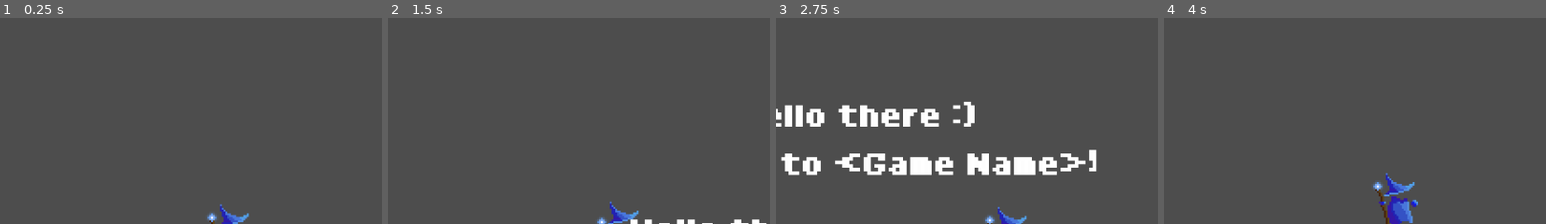
Above: before the commit, frames 1-4 (left to right).
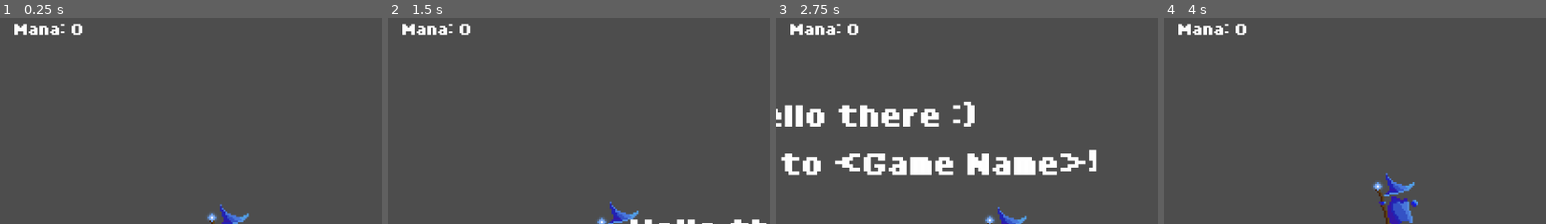
Above: after the commit, the same moments.

Repository: morganlabs-college/barrys-adventure
Game: Godot game, scene res://levels/tutorial/tutorial.tscn
Same seed, same stepped clock (60 frames per second), same inputs: the game is played once before the commit and once after it. This scene is started directly instead of the project's main scene.
Inputs:
- Up to frame 1 (0.25 s): no input
- Up to frame 2 (1.5 s): tap Space (Jump) at 0.77 s
- Up to frame 3 (2.75 s): tap Space (Jump) at 1.52 s
- Up to frame 4 (4 s): tap Space (Jump) at 3.02, 3.77 s
The pictures show only the part of the screen within x 0-50%, y 0-50%; the shares and areas given below are measured in that part.

The runs differ from the first frame. In frame 1, 0.6% of the frame differs, in the area x 3-22%, y 2-9%; in frame 2, 0.6%; in frame 3, 0.6%; in frame 4, 0.6%.

Commit message:
fix: add HUD to all levels

Diff:
--- a/src/levels/easy.tscn
+++ b/src/levels/easy.tscn
@@ -91,33 +91,3 @@
 shape = SubResource("WorldBoundaryShape2D_dpo37")
 
 [node name="HUD" parent="." instance=ExtResource("2_iej8b")]
-
-[connection signal="body_entered" from="Environment/Items/Mana" to="Environment/Items/Mana" method="_on_body_entered"]
-[connection signal="body_entered" from="Environment/Items/@Area2D@53377" to="Environment/Items/@Area2D@53377" method="_on_body_entered"]
-[connection signal="body_entered" from="Environment/Items/@Area2D@53378" to="Environment/Items/@Area2D@53378" method="_on_body_entered"]
-[connection signal="body_entered" from="Environment/Items/@Area2D@53379" to="Environment/Items/@Area2D@53379" method="_on_body_entered"]
-[connection signal="body_entered" from="Environment/Items/@Area2D@53380" to="Environment/Items/@Area2D@53380" method="_on_body_entered"]
-[connection signal="body_entered" from="Environment/Items/@Area2D@53381" to="Environment/Items/@Area2D@53381" method="_on_body_entered"]
-[connection signal="body_entered" from="Environment/Items/@Area2D@53382" to="Environment/Items/@Area2D@53382" method="_on_body_entered"]
-[connection signal="body_entered" from="Environment/Items/@Area2D@53383" to="Environment/Items/@Area2D@53383" method="_on_body_entered"]
-[connection signal="body_entered" from="Environment/Items/@Area2D@53384" to="Environment/Items/@Area2D@53384" method="_on_body_entered"]
-[connection signal="body_entered" from="Environment/Items/@Area2D@53385" to="Environment/Items/@Area2D@53385" method="_on_body_entered"]
-[connection signal="body_entered" from="Environment/Items/@Area2D@53386" to="Environment/Items/@Area2D@53386" method="_on_body_entered"]
-[connection signal="body_entered" from="Environment/Items/@Area2D@53387" to="Environment/Items/@Area2D@53387" method="_on_body_entered"]
-[connection signal="body_entered" from="Environment/Items/@Area2D@53388" to="Environment/Items/@Area2D@53388" method="_on_body_entered"]
-[connection signal="body_entered" from="Environment/Items/@Area2D@53389" to="Environment/Items/@Area2D@53389" method="_on_body_entered"]
-[connection signal="body_entered" from="Environment/Items/@Area2D@53390" to="Environment/Items/@Area2D@53390" method="_on_body_entered"]
-[connection signal="body_entered" from="Environment/Items/@Area2D@53391" to="Environment/Items/@Area2D@53391" method="_on_body_entered"]
-[connection signal="body_entered" from="Environment/Items/@Area2D@53392" to="Environment/Items/@Area2D@53392" method="_on_body_entered"]
-[connection signal="body_entered" from="Environment/Items/@Area2D@53393" to="Environment/Items/@Area2D@53393" method="_on_body_entered"]
-[connection signal="body_entered" from="Environment/Items/@Area2D@53394" to="Environment/Items/@Area2D@53394" method="_on_body_entered"]
-[connection signal="body_entered" from="Environment/Items/@Area2D@53395" to="Environment/Items/@Area2D@53395" method="_on_body_entered"]
-[connection signal="body_entered" from="Environment/Items/@Area2D@53396" to="Environment/Items/@Area2D@53396" method="_on_body_entered"]
-[connection signal="body_entered" from="Environment/Items/@Area2D@53397" to="Environment/Items/@Area2D@53397" method="_on_body_entered"]
-[connection signal="body_entered" from="Environment/Items/@Area2D@53398" to="Environment/Items/@Area2D@53398" method="_on_body_entered"]
-[connection signal="body_entered" from="Environment/Items/@Area2D@53399" to="Environment/Items/@Area2D@53399" method="_on_body_entered"]
-[connection signal="body_entered" from="Environment/Items/@Area2D@53400" to="Environment/Items/@Area2D@53400" method="_on_body_entered"]
-[connection signal="body_entered" from="Environment/Items/@Area2D@53401" to="Environment/Items/@Area2D@53401" method="_on_body_entered"]
-[connection signal="body_entered" from="Environment/Items/@Area2D@53402" to="Environment/Items/@Area2D@53402" method="_on_body_entered"]
-[connection signal="body_entered" from="Environment/Items/@Area2D@53403" to="Environment/Items/@Area2D@53403" method="_on_body_entered"]
-[connection signal="body_entered" from="Environment/Items/@Area2D@53404" to="Environment/Items/@Area2D@53404" method="_on_body_entered"]
--- a/src/levels/hard.tscn
+++ b/src/levels/hard.tscn
@@ -1,9 +1,10 @@
-[gd_scene load_steps=11 format=4 uid="uid://5ioh1038fq7f"]
+[gd_scene load_steps=12 format=4 uid="uid://5ioh1038fq7f"]
 
 [ext_resource type="PackedScene" uid="uid://b7qnu5d6ca3rh" path="res://components/player/player.tscn" id="1_hwx7l"]
 [ext_resource type="PackedScene" uid="uid://bbecv4dgb47g1" path="res://components/items/mana.tscn" id="2_4dvs0"]
 [ext_resource type="PackedScene" uid="uid://iwxcjne1wtr3" path="res://components/spike/spike.tscn" id="3_jimvg"]
 [ext_resource type="Texture2D" uid="uid://cg0kg448rrjvl" path="res://assets/spritesheet.png" id="4_l6pl7"]
+[ext_resource type="PackedScene" uid="uid://m1jnv5re5n5g" path="res://screens/hud/hud.tscn" id="5_msctp"]
 [ext_resource type="PackedScene" uid="uid://7xa41tvutwyc" path="res://components/killzone/killzone.tscn" id="5_s6srp"]
 
 [sub_resource type="TileSetScenesCollectionSource" id="TileSetScenesCollectionSource_mkwwv"]
@@ -46,6 +47,8 @@
 
 [node name="Node2D" type="Node2D"]
 
+[node name="HUD" parent="." instance=ExtResource("5_msctp")]
+
 [node name="Player" parent="." instance=ExtResource("1_hwx7l")]
 position = Vector2(0, 8)
 speed = 400.0
@@ -85,5 +88,3 @@
 [node name="CollisionShape2D" type="CollisionShape2D" parent="Environment/Killzone"]
 position = Vector2(0, 107)
 shape = SubResource("WorldBoundaryShape2D_dpo37")
-
-[connection signal="body_entered" from="Environment/Items/@Area2D@20132" to="Environment/Items/@Area2D@20132" method="_on_body_entered"]
--- a/src/levels/normal.tscn
+++ b/src/levels/normal.tscn
@@ -1,6 +1,7 @@
-[gd_scene load_steps=11 format=4 uid="uid://bnyyev32ubho5"]
+[gd_scene load_steps=12 format=4 uid="uid://bnyyev32ubho5"]
 
 [ext_resource type="PackedScene" uid="uid://b7qnu5d6ca3rh" path="res://components/player/player.tscn" id="1_te4ta"]
+[ext_resource type="PackedScene" uid="uid://m1jnv5re5n5g" path="res://screens/hud/hud.tscn" id="1_u1dj3"]
 [ext_resource type="PackedScene" uid="uid://bbecv4dgb47g1" path="res://components/items/mana.tscn" id="2_rm47j"]
 [ext_resource type="PackedScene" uid="uid://iwxcjne1wtr3" path="res://components/spike/spike.tscn" id="3_mnfp8"]
 [ext_resource type="Texture2D" uid="uid://cg0kg448rrjvl" path="res://assets/spritesheet.png" id="4_vllww"]
@@ -46,6 +47,8 @@
 
 [node name="Node2D" type="Node2D"]
 
+[node name="HUD" parent="." instance=ExtResource("1_u1dj3")]
+
 [node name="Player" parent="." instance=ExtResource("1_te4ta")]
 position = Vector2(0, 8)
 speed = 150.0
@@ -85,64 +88,3 @@
 [node name="CollisionShape2D" type="CollisionShape2D" parent="Environment/Killzone"]
 position = Vector2(0, 107)
 shape = SubResource("WorldBoundaryShape2D_dpo37")
-
-[connection signal="body_entered" from="Environment/Items/Mana" to="Environment/Items/Mana" method="_on_body_entered"]
-[connection signal="body_entered" from="Environment/Items/@Area2D@20613" to="Environment/Items/@Area2D@20613" method="_on_body_entered"]
-[connection signal="body_entered" from="Environment/Items/@Area2D@20614" to="Environment/Items/@Area2D@20614" method="_on_body_entered"]
-[connection signal="body_entered" from="Environment/Items/@Area2D@20615" to="Environment/Items/@Area2D@20615" method="_on_body_entered"]
-[connection signal="body_entered" from="Environment/Items/@Area2D@20616" to="Environment/Items/@Area2D@20616" method="_on_body_entered"]
-[connection signal="body_entered" from="Environment/Items/@Area2D@20617" to="Environment/Items/@Area2D@20617" method="_on_body_entered"]
-[connection signal="body_entered" from="Environment/Items/@Area2D@20618" to="Environment/Items/@Area2D@20618" method="_on_body_entered"]
-[connection signal="body_entered" from="Environment/Items/@Area2D@20619" to="Environment/Items/@Area2D@20619" method="_on_body_entered"]
-[connection signal="body_entered" from="Environment/Items/@Area2D@20620" to="Environment/Items/@Area2D@20620" method="_on_body_entered"]
-[connection signal="body_entered" from="Environment/Items/@Area2D@20621" to="Environment/Items/@Area2D@20621" method="_on_body_entered"]
-[connection signal="body_entered" from="Environment/Items/@Area2D@20622" to="Environment/Items/@Area2D@20622" method="_on_body_entered"]
-[connection signal="body_entered" from="Environment/Items/@Area2D@20623" to="Environment/Items/@Area2D@20623" method="_on_body_entered"]
-[connection signal="body_entered" from="Environment/Items/@Area2D@20624" to="Environment/Items/@Area2D@20624" method="_on_body_entered"]
-[connection signal="body_entered" from="Environment/Items/@Area2D@20625" to="Environment/Items/@Area2D@20625" method="_on_body_entered"]
-[connection signal="body_entered" from="Environment/Items/@Area2D@20626" to="Environment/Items/@Area2D@20626" method="_on_body_entered"]
-[connection signal="body_entered" from="Environment/Items/@Area2D@20627" to="Environment/Items/@Area2D@20627" method="_on_body_entered"]
-[connection signal="body_entered" from="Environment/Items/@Area2D@20628" to="Environment/Items/@Area2D@20628" method="_on_body_entered"]
-[connection signal="body_entered" from="Environment/Items/@Area2D@20629" to="Environment/Items/@Area2D@20629" method="_on_body_entered"]
-[connection signal="body_entered" from="Environment/Items/@Area2D@20630" to="Environment/Items/@Area2D@20630" method="_on_body_entered"]
-[connection signal="body_entered" from="Environment/Items/@Area2D@20631" to="Environment/Items/@Area2D@20631" method="_on_body_entered"]
-[connection signal="body_entered" from="Environment/Items/@Area2D@20632" to="Environment/Items/@Area2D@20632" method="_on_body_entered"]
-[connection signal="body_entered" from="Environment/Items/@Area2D@20633" to="Environment/Items/@Area2D@20633" method="_on_body_entered"]
-[connection signal="body_entered" from="Environment/Items/@Area2D@20634" to="Environment/Items/@Area2D@20634" method="_on_body_entered"]
-[connection signal="body_entered" from="Environment/Items/@Area2D@20635" to="Environment/Items/@Area2D@20635" method="_on_body_entered"]
-[connection signal="body_entered" from="Environment/Items/@Area2D@20636" to="Environment/Items/@Area2D@20636" method="_on_body_entered"]
-[connection signal="body_entered" from="Environment/Items/@Area2D@20637" to="Environment/Items/@Area2D@20637" method="_on_body_entered"]
-[connection signal="body_entered" from="Environment/Items/@Area2D@20638" to="Environment/Items/@Area2D@20638" method="_on_body_entered"]
-[connection signal="body_entered" from="Environment/Items/@Area2D@20639" to="Environment/Items/@Area2D@20639" method="_on_body_entered"]
-[connection signal="body_entered" from="Environment/Items/@Area2D@20640" to="Environment/Items/@Area2D@20640" method="_on_body_entered"]
-[connection signal="body_entered" from="Environment/Items/@Area2D@20641" to="Environment/Items/@Area2D@20641" method="_on_body_entered"]
-[connection signal="body_entered" from="Environment/Items/@Area2D@20642" to="Environment/Items/@Area2D@20642" method="_on_body_entered"]
-[connection signal="body_entered" from="Environment/Items/@Area2D@20643" to="Environment/Items/@Area2D@20643" method="_on_body_entered"]
-[connection signal="body_entered" from="Environment/Items/@Area2D@20644" to="Environment/Items/@Area2D@20644" method="_on_body_entered"]
-[connection signal="body_entered" from="Environment/Items/@Area2D@20645" to="Environment/Items/@Area2D@20645" method="_on_body_entered"]
-[connection signal="body_entered" from="Environment/Items/@Area2D@20646" to="Environment/Items/@Area2D@20646" method="_on_body_entered"]
-[connection signal="body_entered" from="Environment/Items/@Area2D@20647" to="Environment/Items/@Area2D@20647" method="_on_body_entered"]
-[connection signal="body_entered" from="Environment/Items/@Area2D@20648" to="Environment/Items/@Area2D@20648" method="_on_body_entered"]
-[connection signal="body_entered" from="Environment/Items/@Area2D@20649" to="Environment/Items/@Area2D@20649" method="_on_body_entered"]
-[connection signal="body_entered" from="Environment/Items/@Area2D@20650" to="Environment/Items/@Area2D@20650" method="_on_body_entered"]
-[connection signal="body_entered" from="Environment/Items/@Area2D@20651" to="Environment/Items/@Area2D@20651" method="_on_body_entered"]
-[connection signal="body_entered" from="Environment/Items/@Area2D@20652" to="Environment/Items/@Area2D@20652" method="_on_body_entered"]
-[connection signal="body_entered" from="Environment/Items/@Area2D@20653" to="Environment/Items/@Area2D@20653" method="_on_body_entered"]
-[connection signal="body_entered" from="Environment/Items/@Area2D@20654" to="Environment/Items/@Area2D@20654" method="_on_body_entered"]
-[connection signal="body_entered" from="Environment/Items/@Area2D@20655" to="Environment/Items/@Area2D@20655" method="_on_body_entered"]
-[connection signal="body_entered" from="Environment/Items/@Area2D@20656" to="Environment/Items/@Area2D@20656" method="_on_body_entered"]
-[connection signal="body_entered" from="Environment/Items/@Area2D@20657" to="Environment/Items/@Area2D@20657" method="_on_body_entered"]
-[connection signal="body_entered" from="Environment/Items/@Area2D@20658" to="Environment/Items/@Area2D@20658" method="_on_body_entered"]
-[connection signal="body_entered" from="Environment/Items/@Area2D@20659" to="Environment/Items/@Area2D@20659" method="_on_body_entered"]
-[connection signal="body_entered" from="Environment/Items/@Area2D@20660" to="Environment/Items/@Area2D@20660" method="_on_body_entered"]
-[connection signal="body_entered" from="Environment/Items/@Area2D@20661" to="Environment/Items/@Area2D@20661" method="_on_body_entered"]
-[connection signal="body_entered" from="Environment/Items/@Area2D@20662" to="Environment/Items/@Area2D@20662" method="_on_body_entered"]
-[connection signal="body_entered" from="Environment/Items/@Area2D@20663" to="Environment/Items/@Area2D@20663" method="_on_body_entered"]
-[connection signal="body_entered" from="Environment/Items/@Area2D@20664" to="Environment/Items/@Area2D@20664" method="_on_body_entered"]
-[connection signal="body_entered" from="Environment/Items/@Area2D@20665" to="Environment/Items/@Area2D@20665" method="_on_body_entered"]
-[connection signal="body_entered" from="Environment/Items/@Area2D@20666" to="Environment/Items/@Area2D@20666" method="_on_body_entered"]
-[connection signal="body_entered" from="Environment/Items/@Area2D@20667" to="Environment/Items/@Area2D@20667" method="_on_body_entered"]
-[connection signal="body_entered" from="Environment/Items/@Area2D@20668" to="Environment/Items/@Area2D@20668" method="_on_body_entered"]
-[connection signal="body_entered" from="Environment/Items/@Area2D@20669" to="Environment/Items/@Area2D@20669" method="_on_body_entered"]
-[connection signal="body_entered" from="Environment/Items/@Area2D@20670" to="Environment/Items/@Area2D@20670" method="_on_body_entered"]
-[connection signal="body_entered" from="Environment/Items/@Area2D@20671" to="Environment/Items/@Area2D@20671" method="_on_body_entered"]
--- a/src/levels/tutorial/tutorial.tscn
+++ b/src/levels/tutorial/tutorial.tscn
@@ -1,6 +1,7 @@
-[gd_scene load_steps=15 format=4 uid="uid://cq8rdtnkftcof"]
+[gd_scene load_steps=16 format=4 uid="uid://cq8rdtnkftcof"]
 
 [ext_resource type="PackedScene" uid="uid://b7qnu5d6ca3rh" path="res://components/player/player.tscn" id="1_d4hpr"]
+[ext_resource type="PackedScene" uid="uid://m1jnv5re5n5g" path="res://screens/hud/hud.tscn" id="1_oo1dw"]
 [ext_resource type="Script" path="res://levels/tutorial/text.gd" id="1_s0eq7"]
 [ext_resource type="PackedScene" uid="uid://bbecv4dgb47g1" path="res://components/items/mana.tscn" id="2_517ep"]
 [ext_resource type="PackedScene" uid="uid://iwxcjne1wtr3" path="res://components/spike/spike.tscn" id="3_bvjm4"]
@@ -41,6 +42,8 @@
 [sub_resource type="WorldBoundaryShape2D" id="WorldBoundaryShape2D_dpo37"]
 
 [node name="Node2D" type="Node2D"]
+
+[node name="HUD" parent="." instance=ExtResource("1_oo1dw")]
 
 [node name="Constant Text" type="Node2D" parent="."]
 position = Vector2(120, -64)
@@ -175,3 +178,5 @@
 
 [node name="Area2D" parent="." instance=ExtResource("8_xhrjp")]
 position = Vector2(3168, 0)
+
+[connection signal="body_entered" from="Environment/Ground/Mana" to="Environment/Ground/Mana" method="_on_body_entered"]
--- a/src/screens/hud/hud.tscn
+++ b/src/screens/hud/hud.tscn
@@ -20,4 +20,4 @@
 [node name="ManaCounter" type="Label" parent="GameInfoContainer/Margins/GameInfo"]
 layout_mode = 2
 theme_override_font_sizes/font_size = 64
-text = "SCORE"
+text = "MANA"
